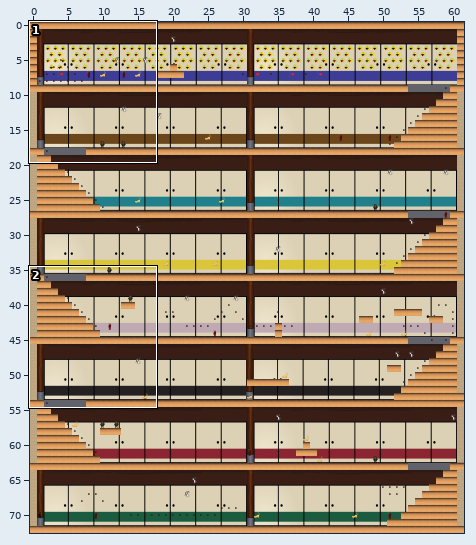
Two versions of a level (Tiled map, Apps/NinjaCatCastle/data/levels/Level 3/Level 3.tmx). The first picture is a wide view before the edit; the outline marks the close-up.
Close-up. First the earlier version:
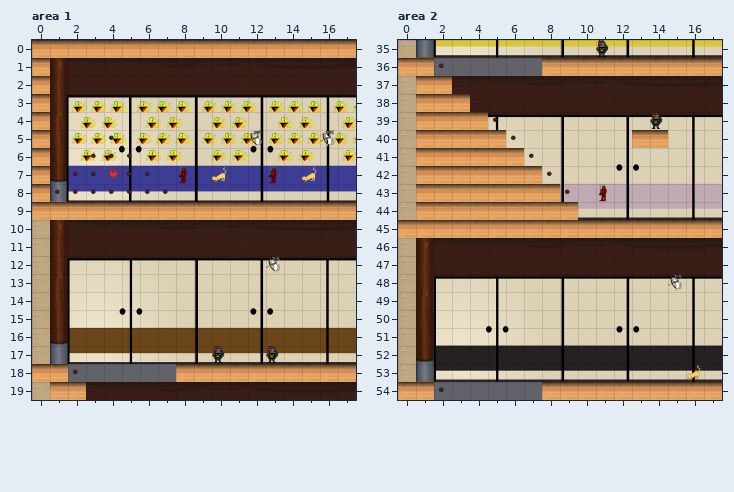
Cells are 64x64 px. Shown: area 1 x 0..17, y 0..19; area 2 x 0..17, y 35..54. The commit also changed other parts of the map, which this record leaves out. Tiles whose own drawing changed are shown in their newer look in all pictures.
After:
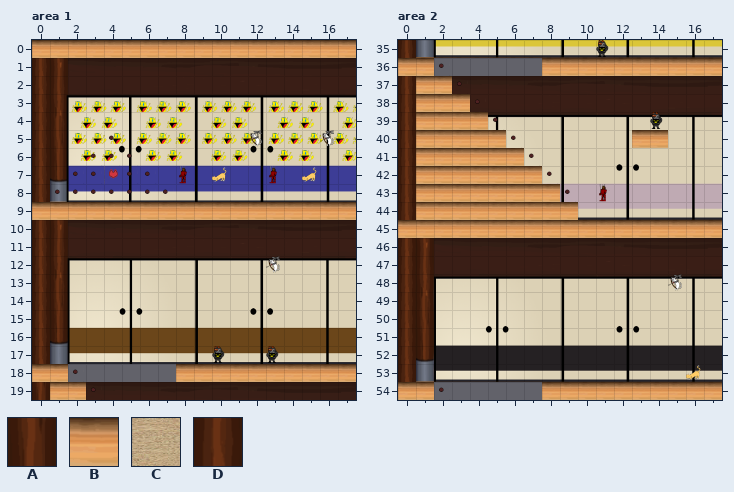
Key: from "MetalPlatforms": A 8, B 26, C 33, D 38.
_ is an empty cell.
The exact change:
{"where": "layer \"ForegroundPlatformLayer\", area 1"}
{"y":1,"x":0,"old":"B","new":"D"}
{"y":2,"x":0,"old":"B","new":"D"}
{"y":3,"x":0,"old":"B","new":"D"}
{"y":4,"x":0,"old":"B","new":"D"}
{"y":5,"x":0,"old":"B","new":"D"}
{"y":6,"x":0,"old":"B","new":"D"}
{"y":7,"x":0,"old":"B","new":"D"}
{"y":8,"x":0,"old":"B","new":"D"}
{"y":10,"x":0,"old":"C","new":"D"}
{"y":11,"x":0,"old":"C","new":"D"}
{"y":12,"x":0,"old":"C","new":"D"}
{"y":13,"x":0,"old":"C","new":"D"}
{"y":14,"x":0,"old":"C","new":"D"}
{"y":15,"x":0,"old":"C","new":"D"}
{"y":16,"x":0,"old":"C","new":"D"}
{"y":17,"x":0,"old":"C","new":"D"}
{"y":19,"x":0,"old":"C","new":"A"}
{"where": "layer \"ForegroundPlatformLayer\", area 2"}
{"y":35,"x":0,"old":"C","new":"D"}
{"y":37,"x":0,"old":"C","new":"D"}
{"y":38,"x":0,"old":"C","new":"D"}
{"y":39,"x":0,"old":"C","new":"D"}
{"y":40,"x":0,"old":"C","new":"D"}
{"y":41,"x":0,"old":"C","new":"D"}
{"y":42,"x":0,"old":"C","new":"D"}
{"y":43,"x":0,"old":"C","new":"D"}
{"y":44,"x":0,"old":"C","new":"D"}
{"y":46,"x":0,"old":"C","new":"D"}
{"y":47,"x":0,"old":"C","new":"D"}
{"y":48,"x":0,"old":"C","new":"D"}
{"y":49,"x":0,"old":"C","new":"D"}
{"y":50,"x":0,"old":"C","new":"D"}
{"y":51,"x":0,"old":"C","new":"D"}
{"y":52,"x":0,"old":"C","new":"D"}
{"y":53,"x":0,"old":"C","new":"D"}
{"label":"changed","picture_box":[32,58,50,202]}
{"label":"changed","picture_box":[32,220,50,364]}
{"label":"changed","picture_box":[32,382,50,400]}
{"label":"changed","picture_box":[398,40,416,58]}
{"label":"changed","picture_box":[398,76,416,220]}
{"label":"changed","picture_box":[398,238,416,382]}
